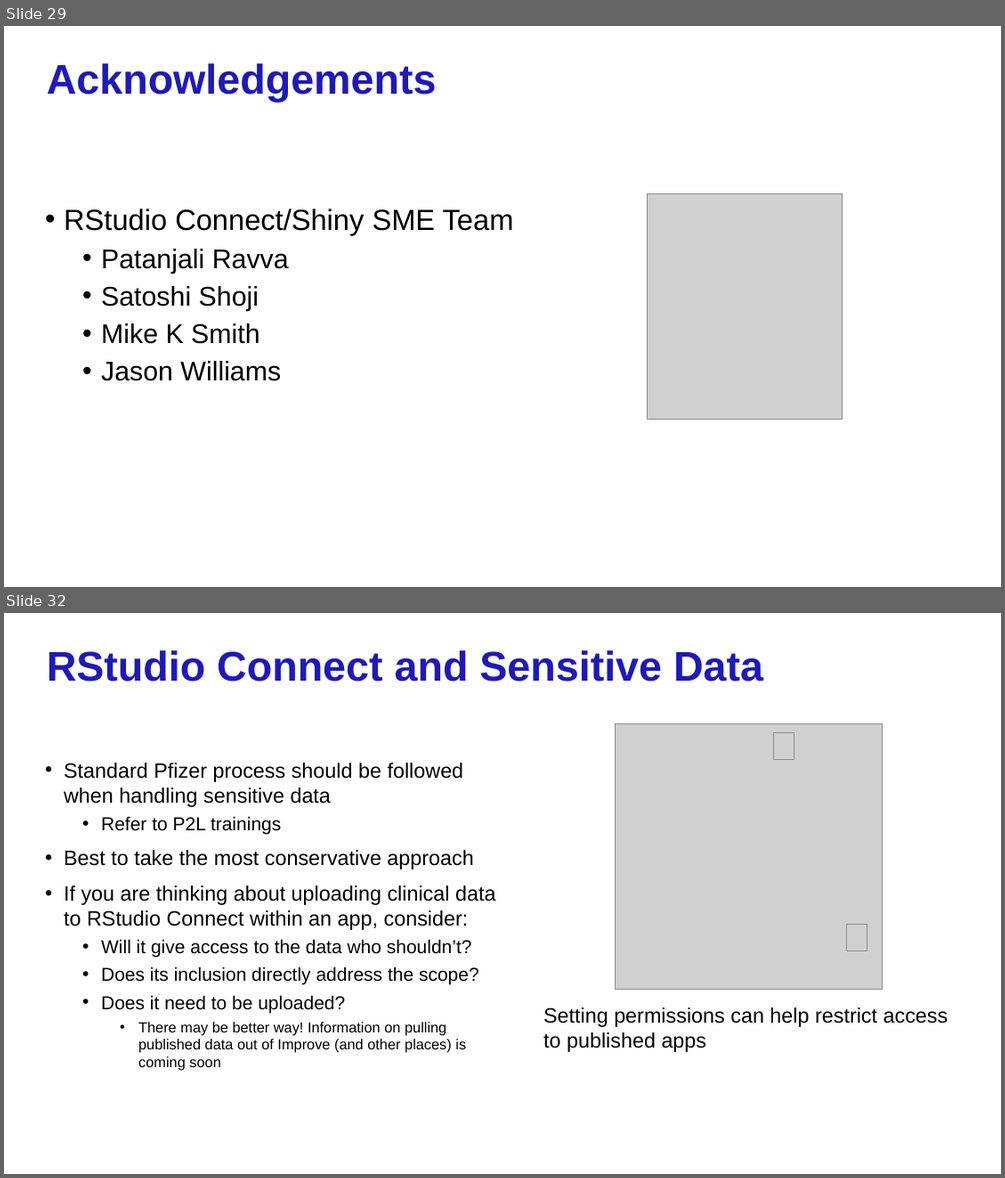
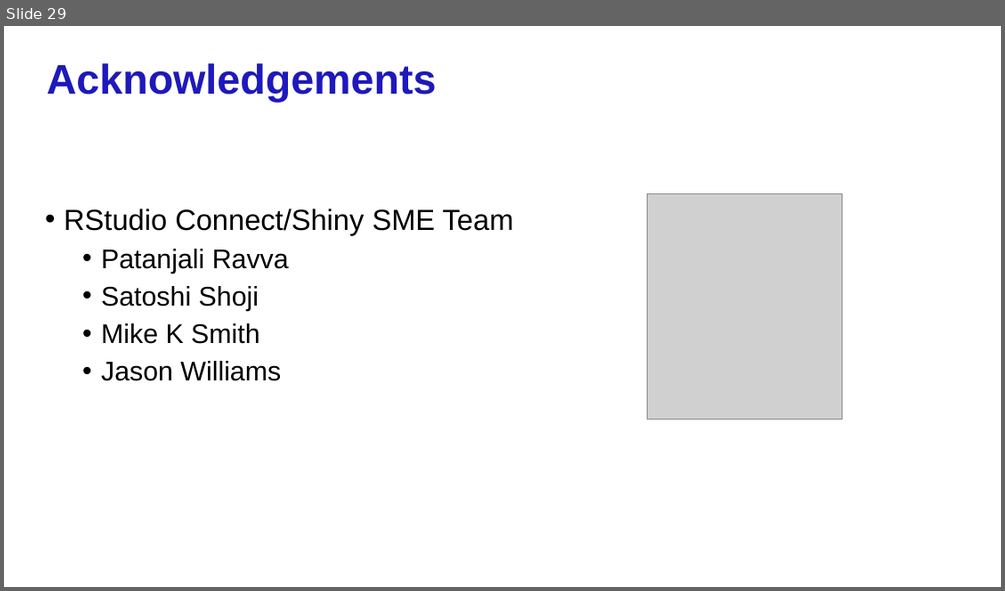
Before and after one commit to jhhughes256/pfe_shiny_intro, a slide deck: shiny_intro_slides_part2.pptx. Shown one above the other, each under a label of ours: slides 29 and 32 before the commit, slide 29 after it; the slides between them are not shown. The pictures are 1005x1178 and 1005x591 pixels, drawn with LibreOffice and Linux fonts; fonts in the diff are those of the drawing; grey boxes stand for pictures; background and template pictures are left out. Boxes give left, top, right and bottom in pixels: in the first picture for what was removed or moved away, otherwise in the second. Text is boxed around its words. In the diff, an @@ line names an element or a change of style, - is before the commit and + after.

```diff
--- a/shiny_intro_slides_part2.pptx
+++ b/shiny_intro_slides_part2.pptx
@@ slide 32 removed at (4,613,1001,1174), background #FFFFFF @@
@@ title removed at (47,650,763,682) @@
-RStudio Connect and Sensitive Data
@@ picture removed at (615,723,882,989) @@
@@ picture removed at (774,732,793,760) @@
@@ text removed at (64,763,495,1070) @@
-• Standard Pfizer process should be followed when handling sensitive data
-  • Refer to P2L trainings
-• Best to take the most conservative approach
-• If you are thinking about uploading clinical data to RStudio Connect within an app, consider:
-  • Will it give access to the data who shouldn’t?
-  • Does its inclusion directly address the scope?
-  • Does it need to be uploaded?
-    • There may be better way! Information on pulling published data out of Improve (and other places) is coming soon
@@ picture removed at (847,925,867,951) @@
@@ text removed at (543,1007,948,1052) @@
-Setting permissions can help restrict access to published apps
@@ page number removed at (745,1132,970,1162) @@
-32
```
Also in this commit, not shown: 2 slides changed, 3 other slides removed, 1 other file.
